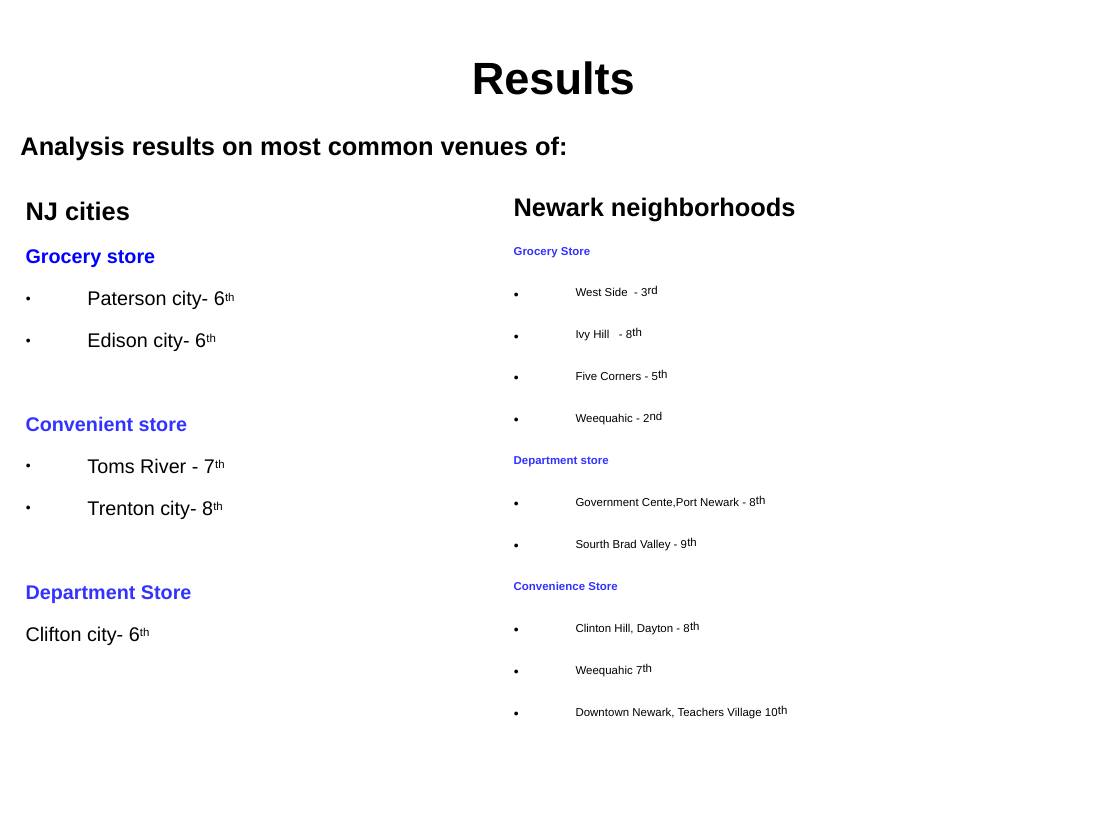
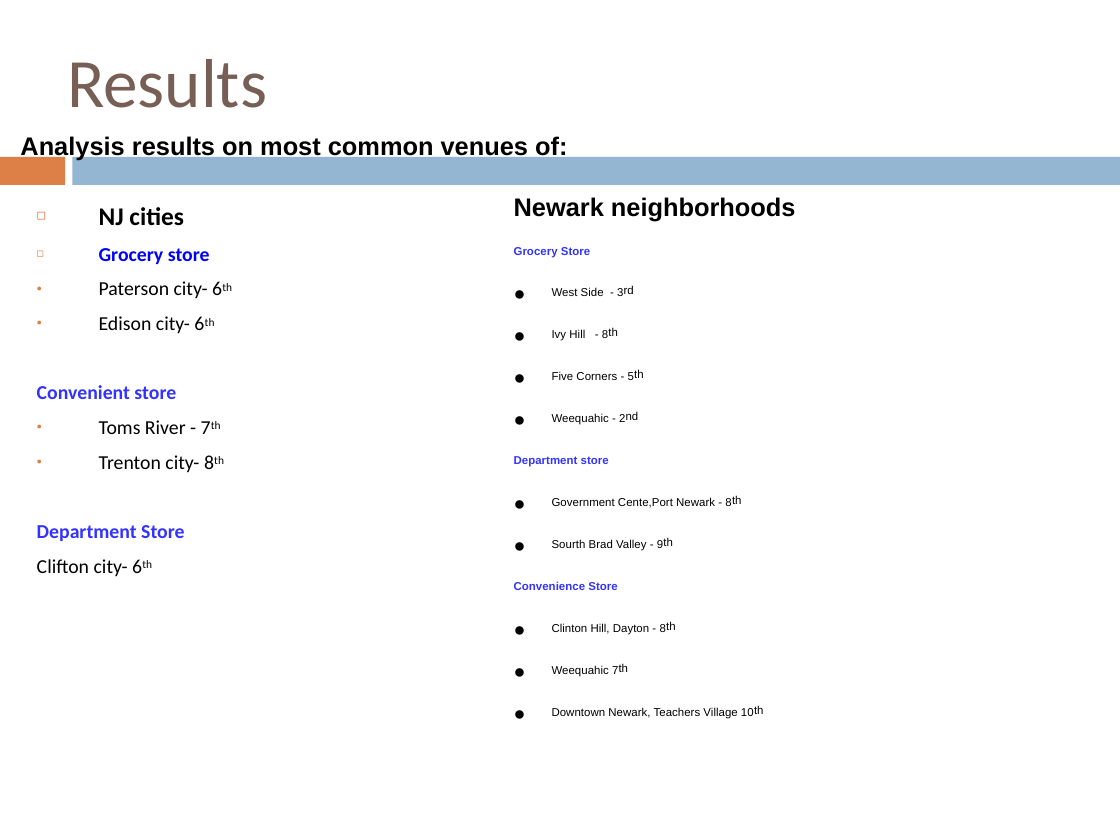
Before and after one commit to gogulapati/Coursera_Capstone, a slide deck: slide 9 of CapstoneProject_FinalPresentation.ppt. Drawn at 1120x840 pixels with LibreOffice and Linux fonts; fonts in the diff are those of the drawing. Boxes give left, top, right and bottom in pixels: in the first picture for what was removed or moved away, otherwise in the second. Text is boxed around its words. In the diff, an @@ line names an element or a change of style, - is before the commit and + after.

```diff
--- a/CapstoneProject_FinalPresentation.ppt
+++ b/CapstoneProject_FinalPresentation.ppt
@@ title "Results" at (67, 59, 267, 108): size 32 to 49 pt, font Arial to Calibri, text colour #000000 to #775F55, bold off; alignment centre to left; line spacing 0.93 to 1 @@
@@ rectangle added at (0, 157, 65, 185), fill #DD8047 @@
@@ rectangle added at (72, 157, 1120, 185), fill #94B6D2 @@
@@ text "NJ cities" at (37, 207, 210, 577): font Arial to Calibri; bullet none to ◻; line spacing 0.93 to 1; less space between paragraphs; bullet colour #000000 to #DD8047; indent changed @@
@@ text at (552, 285, 764, 719): indent changed @@
```
Also in this commit, not shown: 9 other slides changed.
